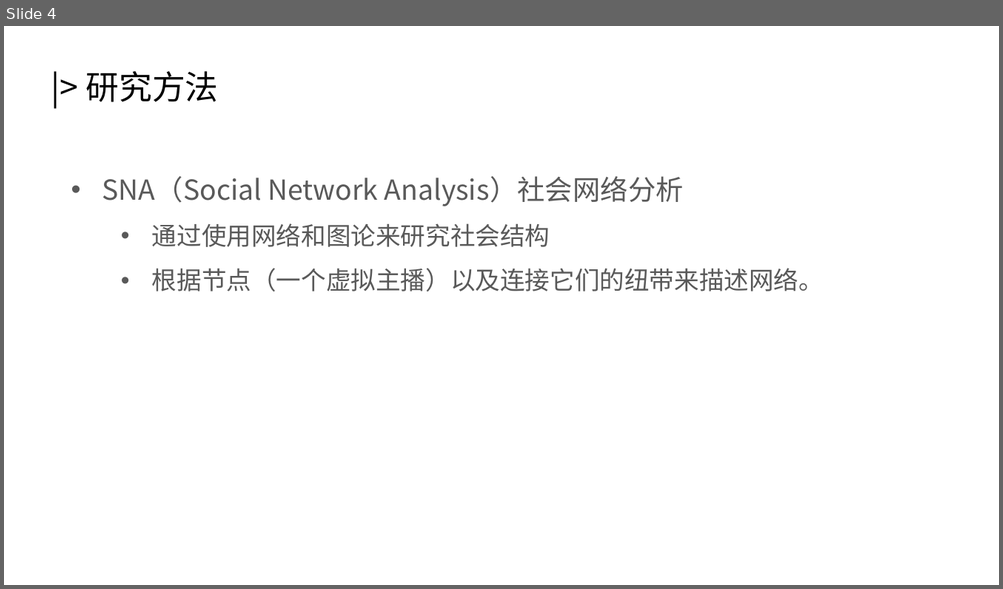
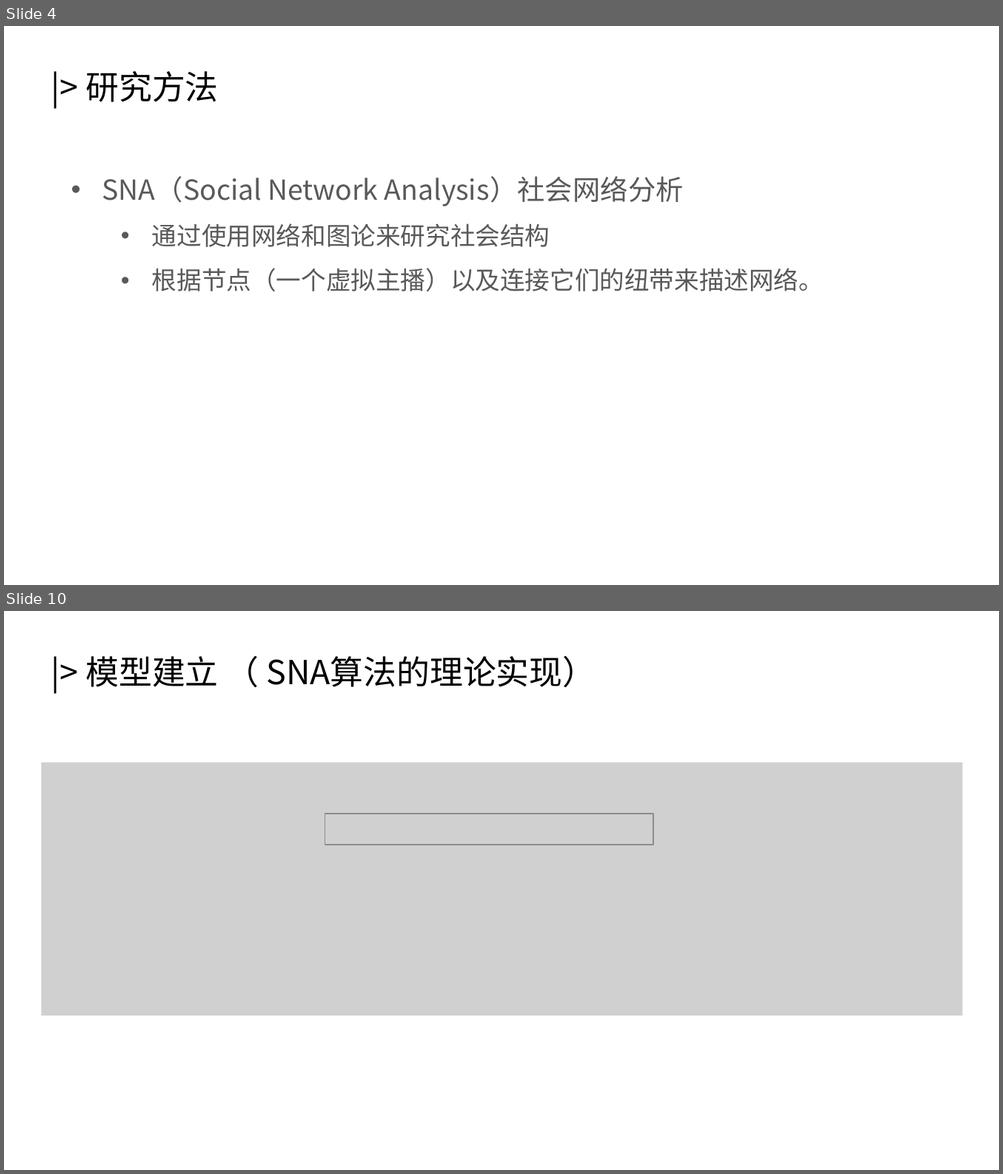
Before and after one commit to HomeArchbishop/math-modeling-2022, a slide deck: essay/复赛答辩.pptx. Shown one above the other, each under a label of ours: slide 4 before the commit, slides 4 and 10 after it; the slides between them are not shown. The pictures are 1003x589 and 1003x1174 pixels, drawn with LibreOffice and Linux fonts; fonts in the diff are those of the drawing; grey boxes stand for pictures. Boxes give left, top, right and bottom in pixels: in the first picture for what was removed or moved away, otherwise in the second. Text is boxed around its words. In the diff, an @@ line names an element or a change of style, - is before the commit and + after.

```diff
--- a/essay/复赛答辩.pptx
+++ b/essay/复赛答辩.pptx
@@ slide 10 added at (4,611,999,1170), background #FFFFFF @@
@@ text added at (86,655,596,687), 24 pt, text #000000 @@
+|> 模型建立 （ SNA算法的理论实现）
@@ picture added at (41,762,962,1016) @@
@@ picture added at (324,814,652,845) @@
```
Also in this commit, not shown: 1 slide changed, 15 other slides added.
